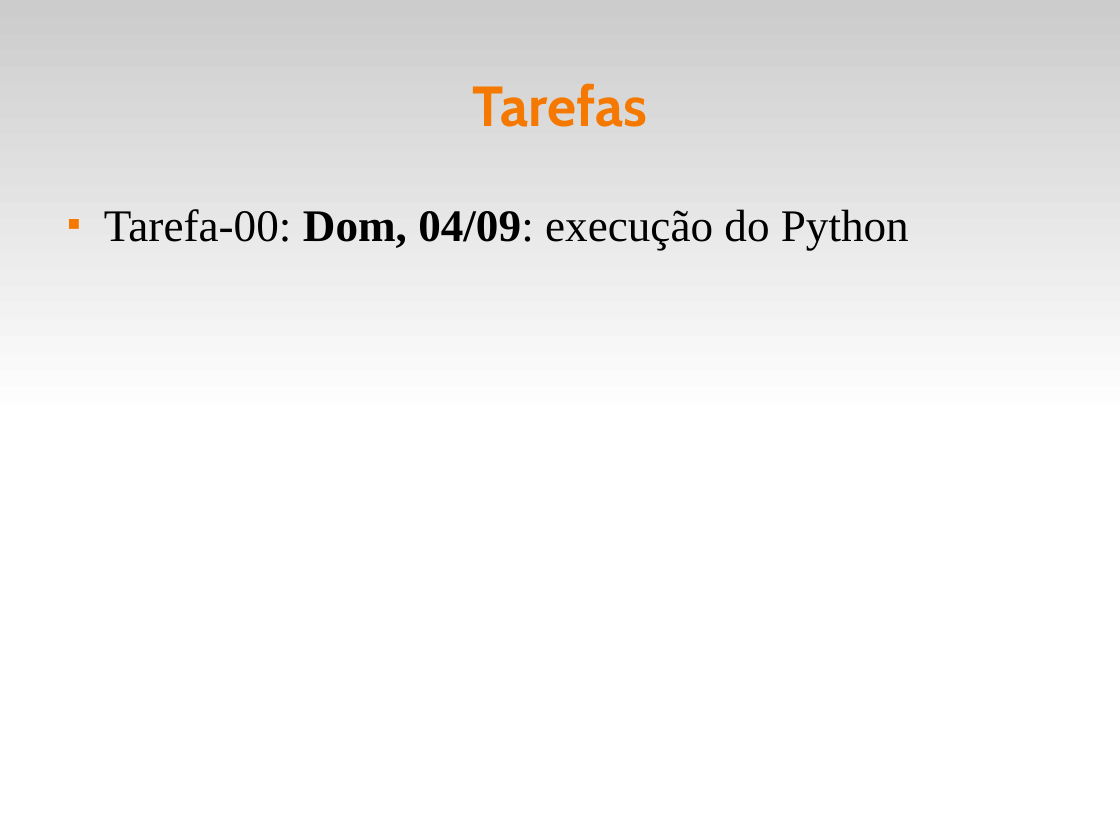
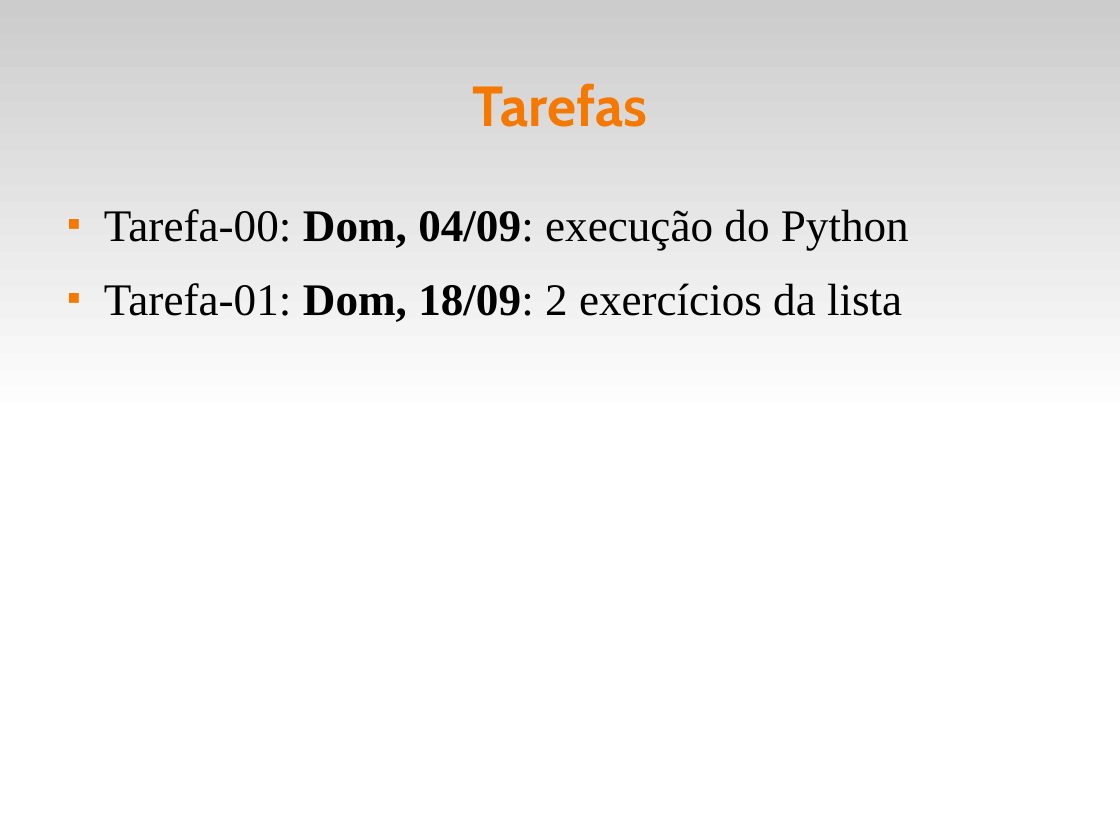
Before and after one commit to fsantanna-uerj/IPD, a slide deck: slide 5 of slides/ipd-00.odp. Drawn at 1120x840 pixels with LibreOffice and Linux fonts; fonts in the diff are those of the drawing. Boxes give left, top, right and bottom in pixels: in the first picture for what was removed or moved away, otherwise in the second. Text is boxed around its words. In the diff, an @@ line names an element or a change of style, - is before the commit and + after.

```diff
--- a/slides/ipd-00.odp
+++ b/slides/ipd-00.odp
@@ text at (x1=104, y1=283, x2=902, y2=322): paragraph added @@
+■ Tarefa-01: Dom, 18/09: 2 exercícios da lista
```
Also in this commit, not shown: 1 slide added, 8 other files.
